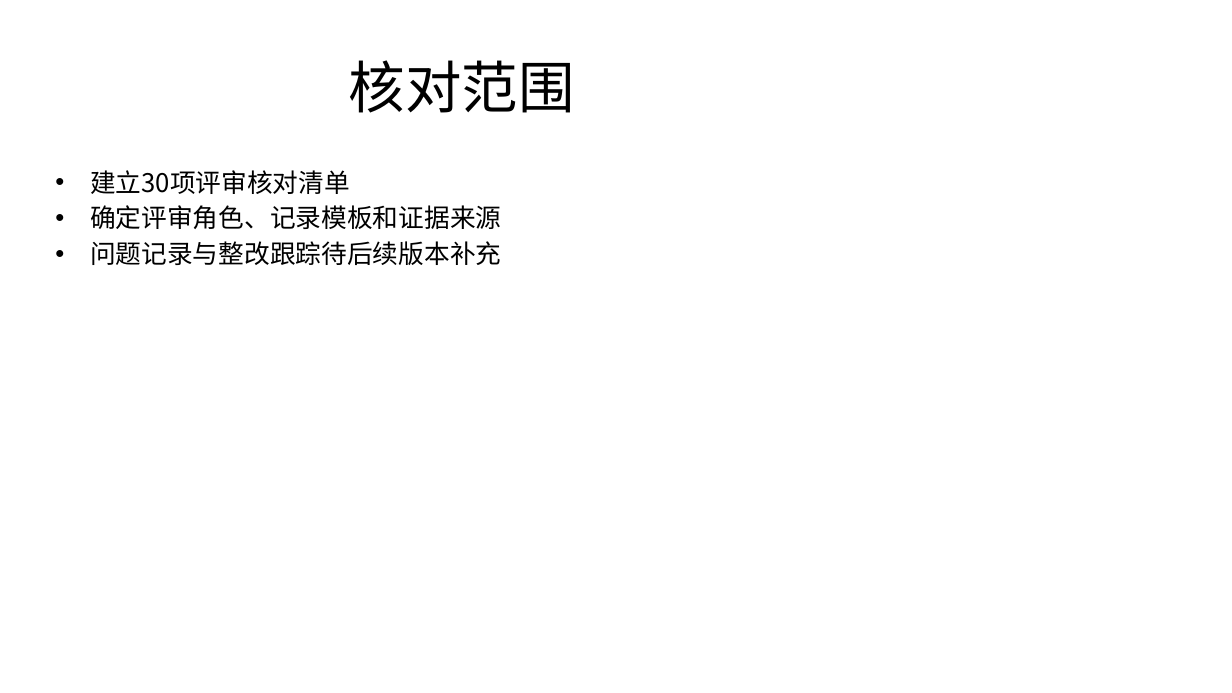
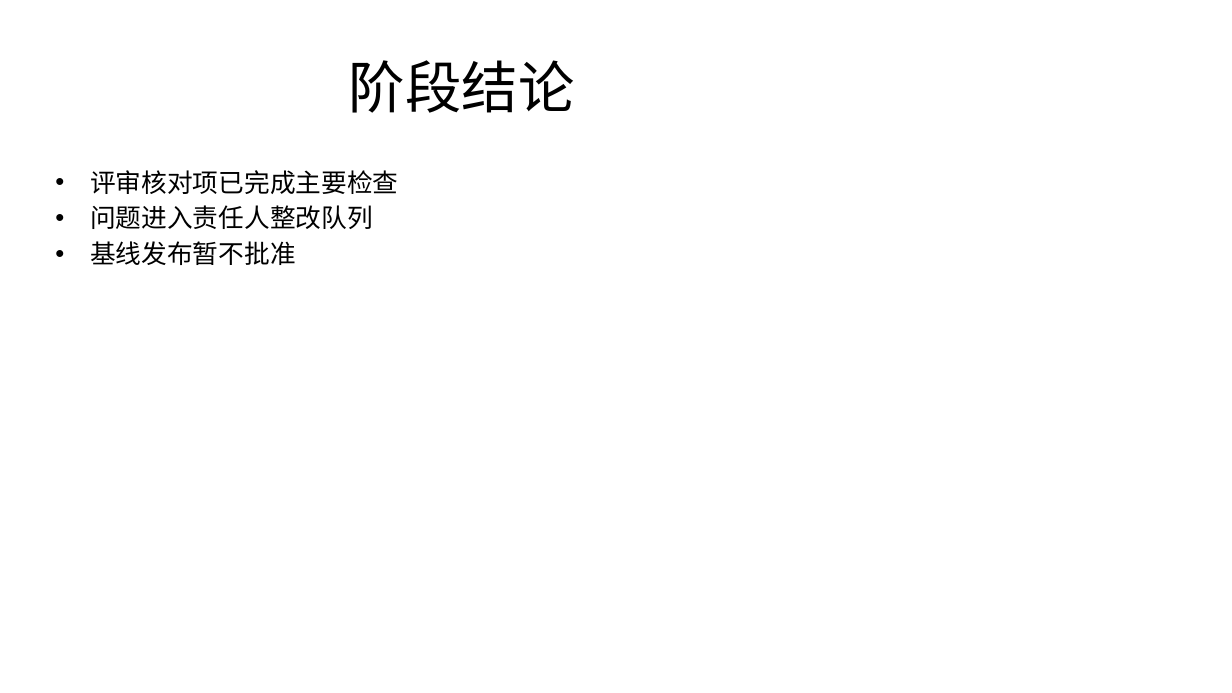
Before and after one commit to yzy1232/docs, a slide deck: slide 4 of 12-评审与基线/评审核对成果展示.pptx. Drawn at 1232x693 pixels with LibreOffice and Linux fonts; fonts in the diff are those of the drawing. Boxes give left, top, right and bottom in pixels: in the first picture for what was removed or moved away, otherwise in the second. Text is boxed around its words. In the diff, an @@ line names an element or a change of style, - is before the commit and + after.

Commit message:
docs(review): 记录评审问题和设计修订

```diff
--- a/12-评审与基线/评审核对成果展示.pptx
+++ b/12-评审与基线/评审核对成果展示.pptx
@@ title at bbox=[349, 60, 575, 113]: text changed @@
-核对范围
+阶段结论
@@ text at bbox=[90, 170, 398, 265]: text changed @@
-• 建立30项评审核对清单
-• 确定评审角色、记录模板和证据来源
-• 问题记录与整改跟踪待后续版本补充
+• 评审核对项已完成主要检查
+• 问题进入责任人整改队列
+• 基线发布暂不批准
```
Also in this commit, not shown: 2 other slides changed, 1 slide added, 1 slide removed, 10 other files.
